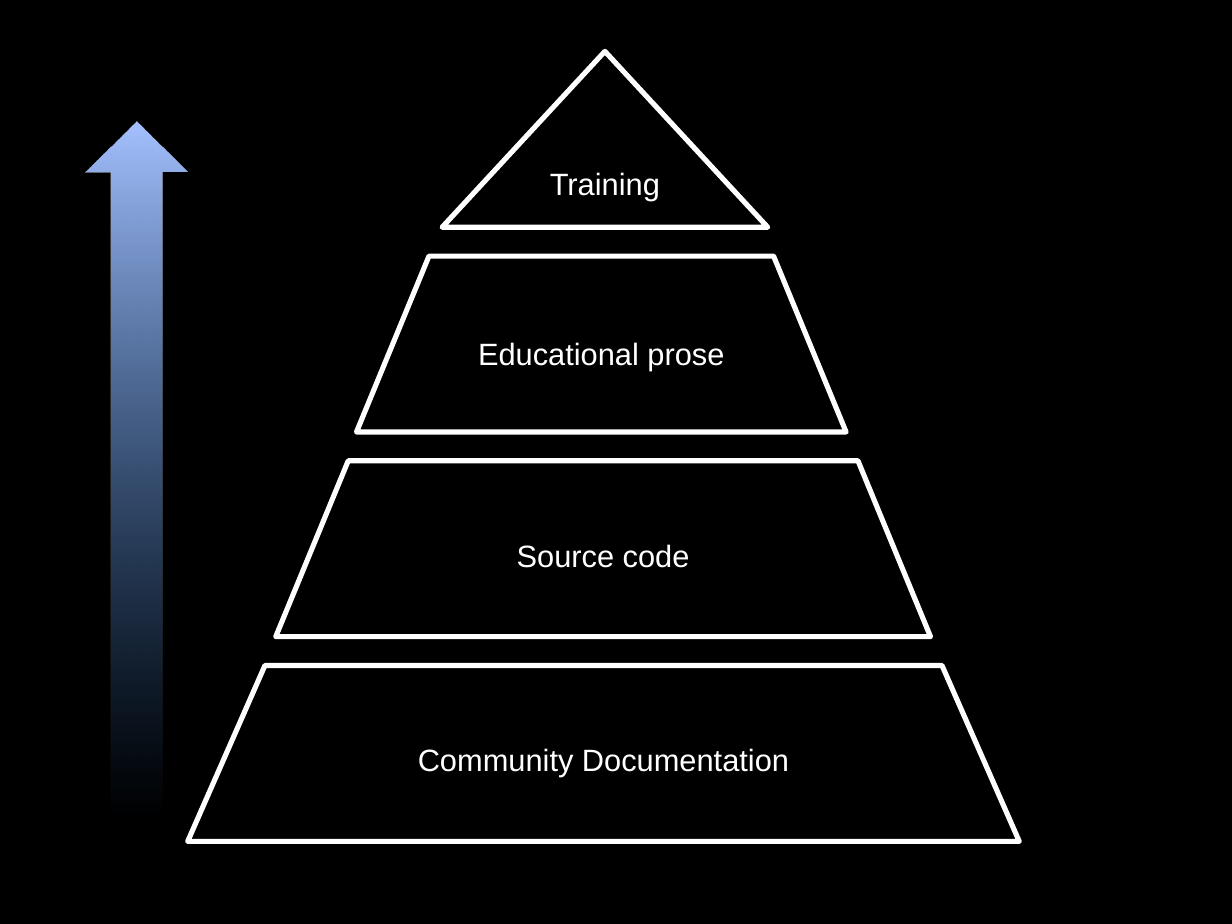
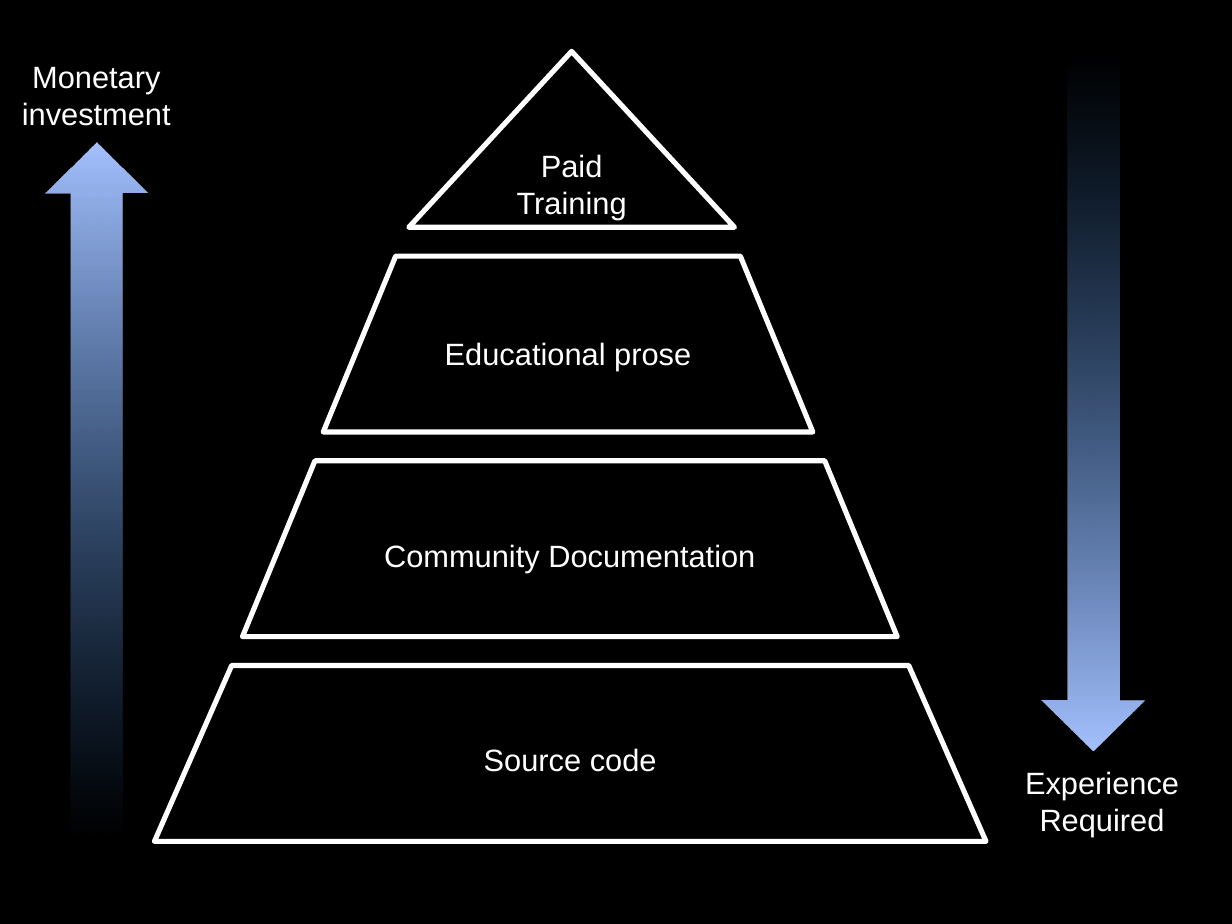
Before and after one commit to socketwench/exampleModuleAintCore, a slide deck: slide 12 of src/exampleModuleAintCore.pptx. Drawn at 1232x924 pixels with LibreOffice and Linux fonts; fonts in the diff are those of the drawing. Boxes give left, top, right and bottom in pixels: in the first picture for what was removed or moved away, otherwise in the second. Text is boxed around its words. In the diff, an @@ line names an element or a change of style, - is before the commit and + after.

```diff
--- a/src/exampleModuleAintCore.pptx
+++ b/src/exampleModuleAintCore.pptx
@@ up arrow added at (1042,52,1145,750), fill gradient #3F80CE to #A4C4FF @@
@@ text added at (22,66,171,126), 18 pt, text #FFFFFF @@
+Monetary investment
@@ up arrow: place and size @@
-up arrow at (85,121,187,819)
+up arrow at (46,143,148,841)
@@ text in triangle at (517,154,627,219): text changed @@
-Training
+Paid Training
@@ 3 trapezoids, 1 triangle: place and size @@
-3 trapezoids, 1 triangle at (187,52,1019,841)
+3 trapezoids, 1 triangle at (154,52,986,841)
@@ text in trapezoid at (384,544,755,573): text changed @@
-Source code
+Community Documentation
@@ text in trapezoid at (484,748,657,772): text changed @@
-Community Documentation
+Source code
@@ text added at (1025,771,1179,836), 18 pt, text #FFFFFF @@
+Experience Required
```
Also in this commit, not shown: 2 slides added, 1 slide removed, 1 other file.
